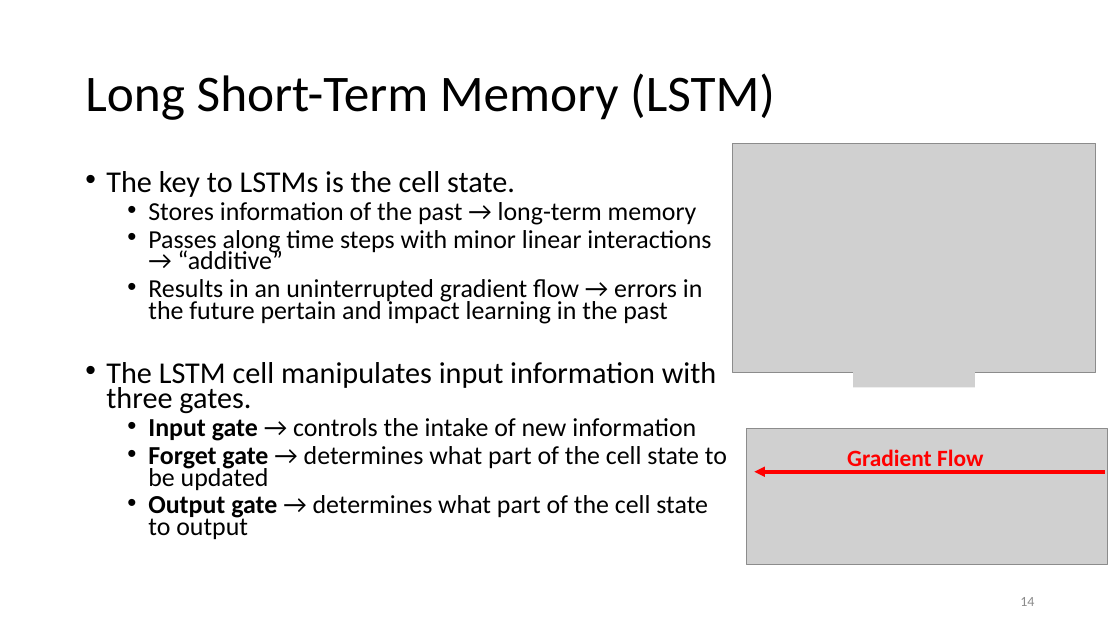
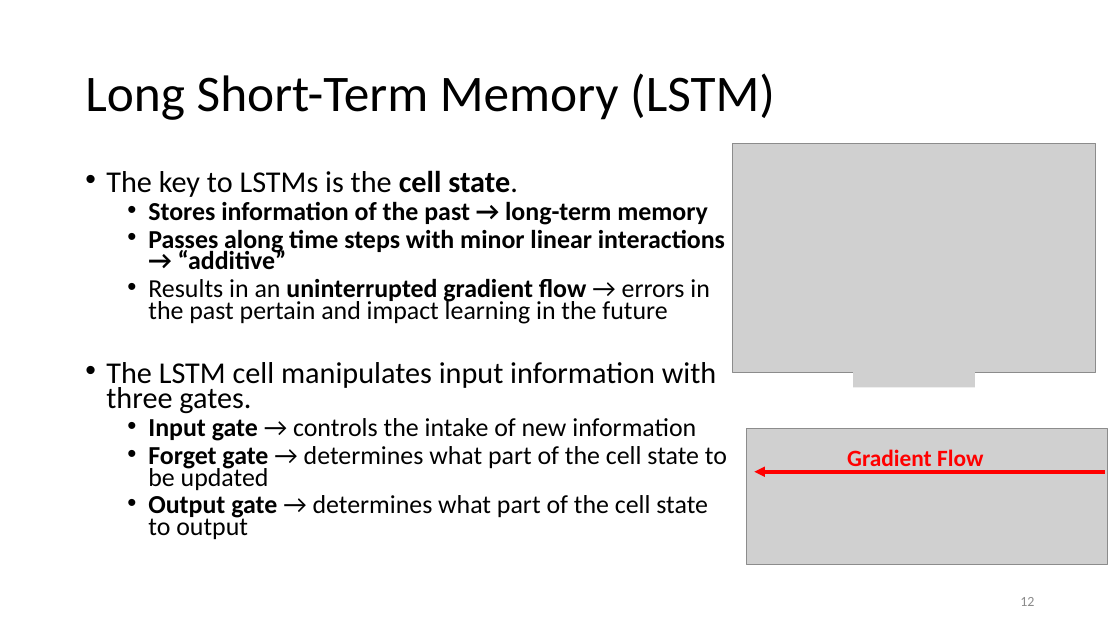
Before and after one commit to ailab-ua/courses, a slide deck: slide 12 of resources/recurrent_neural_networks_april_2019.pptx (slide 14 before the commit). Drawn at 1120x630 pixels with LibreOffice and Linux fonts; fonts in the diff are those of the drawing; grey boxes stand for pictures. Boxes give left, top, right and bottom in pixels: in the first picture for what was removed or moved away, otherwise in the second. Text is boxed around its words. In the diff, an @@ line names an element or a change of style, - is before the commit and + after.

```diff
--- a/resources/recurrent_neural_networks_april_2019.pptx
+++ b/resources/recurrent_neural_networks_april_2019.pptx
@@ text at bbox=[106, 170, 725, 270]: bold on in "cell state.", "Stores information of the past → long-term ...", "Passes along time steps with minor linear ..." @@
@@ text at bbox=[148, 278, 710, 324]: text changed @@
-  • Results in an uninterrupted gradient flow → errors in the future pertain and impact learning in the past
+  • Results in an uninterrupted gradient flow → errors in the past pertain and impact learning in the future
@@ page number at bbox=[1020, 597, 1034, 606]: text changed @@
-14
+12
```
Also in this commit, not shown: 29 other slides changed, 1 slide added, 2 slides removed.
